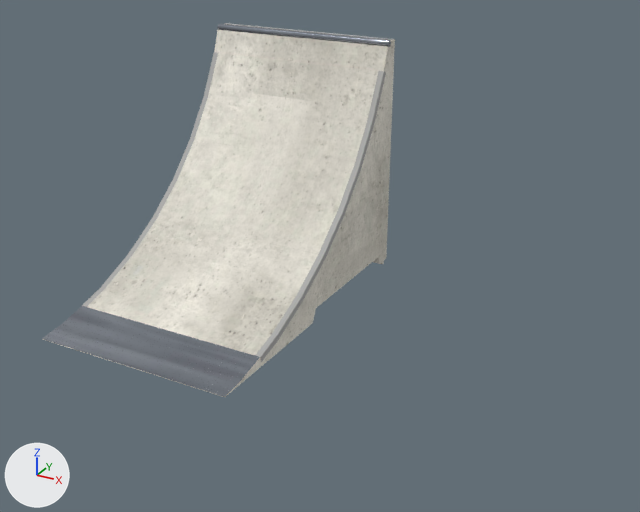
One commit to the glTF model public/katalog/modelle/coping-ramp-150.gltf: the scene before it, then after it.
Before and after are seen from a 50 mm lens placed at (2.89, -4.09, 2.45), pointed at (0.65, -0.03, 0.42). The axes (+X, +Y, +Z) are drawn at lower left. The lights are the same throughout. The older version comes first. Vertices at exactly the same position are counted once.

In view in the first picture: 'SK0444_Coping_Ramp_150.001'.
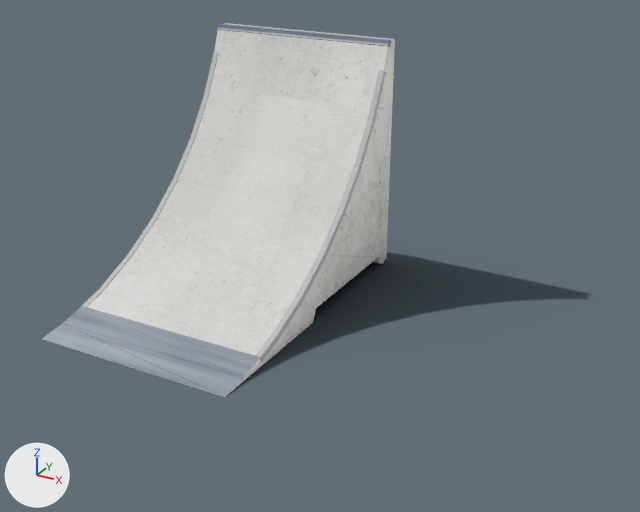
Location of each change, [x1, y1, x2, y2] in pixels of the pictures (640 x 512 px; the box of a moved part takes in the faces that stretch with it):
'SK0444_Coping_Ramp_150.001', surface changed: [42, 23, 395, 397] in both
'Schatten', added: after [49, 252, 588, 397]
part 1 of me_sk0444_coping_ramp_150_001, moved or reshaped: [87, 30, 388, 355] in both
part 2 of me_sk0444_coping_ramp_150_001, surface changed: [43, 23, 395, 397] in both

What changed in the scene script:
```text
Add img_coping_ramp_150_licht:
    img_coping_ramp_150_licht = load_image('coping-ramp-150_licht', 'texturen/coping-ramp-150_licht.jpg', 2048, 2048, 'sRGB')
Add img_coping_ramp_150_schatten:
    img_coping_ramp_150_schatten = load_image('coping-ramp-150_schatten', 'texturen/coping-ramp-150_schatten.png', 249, 216, 'sRGB')
Change mat_beton_web_033:
    remove # nodes: BsdfPrincipled, NormalMap, OutputMaterial, TexImage x2, UVMap x2
    remove # uses the picture img_coping_ramp_150_farbe
    remove # uses the picture img_coping_ramp_150_normal
    nodes: BsdfTransparent, Emission, LightPath, MixShader, OutputMaterial, TexImage, UVMap
    uses the picture img_coping_ramp_150_licht
Change mat_stahl_web_027:
    remove # nodes: BsdfPrincipled, NormalMap, OutputMaterial, TexImage x2, UVMap x2
    remove # uses the picture img_coping_ramp_150_farbe
    remove # uses the picture img_coping_ramp_150_normal
    nodes: BsdfTransparent, Emission, LightPath, MixShader, OutputMaterial, TexImage, UVMap
    uses the picture img_coping_ramp_150_licht
Add mat_schatten_031:
    mat_schatten_031 = bpy.data.materials.new('Schatten.031')
    # uses the picture img_coping_ramp_150_schatten
Change me_sk0444_coping_ramp_150_001:
    where me_sk0444_coping_ramp_150_001.from_pydata(...)  # 382 vertices, 353 faces; spans x -0.63..0.63, y -0.98..0.98, z 0.0..1.49
    used by ob_sk0444_coping_ramp_150_001; location = (0.0, 0.0, 0.0)
    me_sk0444_coping_ramp_150_001 part 1
    33 faces are deleted
    24 new faces join them, mat_beton_web_033
    5 new faces join them, mat_stahl_web_027
    4 new faces join them, mat_kantenwinkel_web_022
    me_sk0444_coping_ramp_150_001 part 2: 303 kept faces spanning x -0.63..0.63, y -0.98..0.98, z 0.0..1.49 get new texture (UV) coordinates
Add me_schatten:
    me_schatten.from_pydata(...)  # 4 vertices, 2 faces; spans x -0.68..2.04, y -1.02..1.33, z 0.0
    me_schatten.materials.append(mat_schatten_031)
Add ob_schatten:
    ob_schatten = bpy.data.objects.new('Schatten', me_schatten)
    ob_schatten.location = (0.0, 0.0, 0.0)
```
